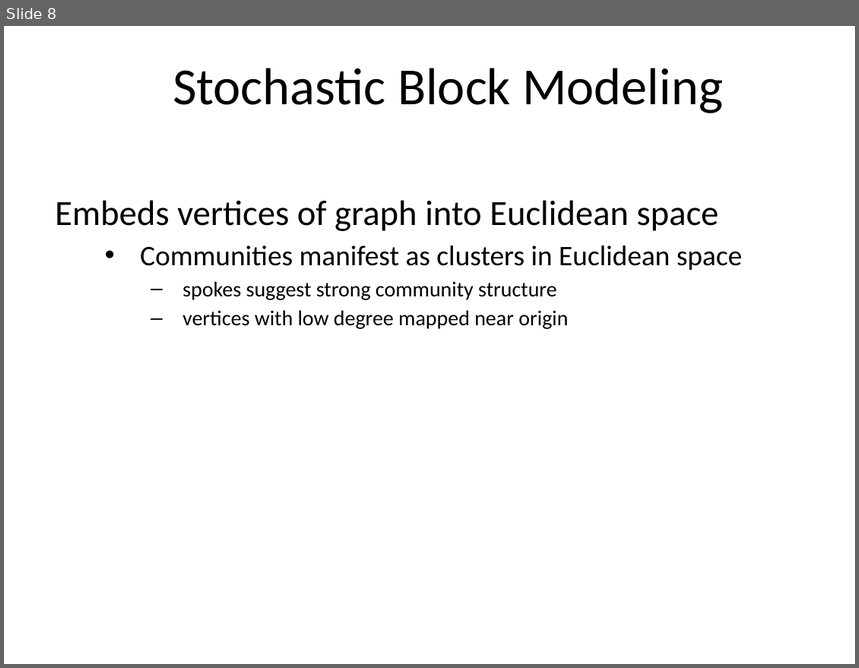
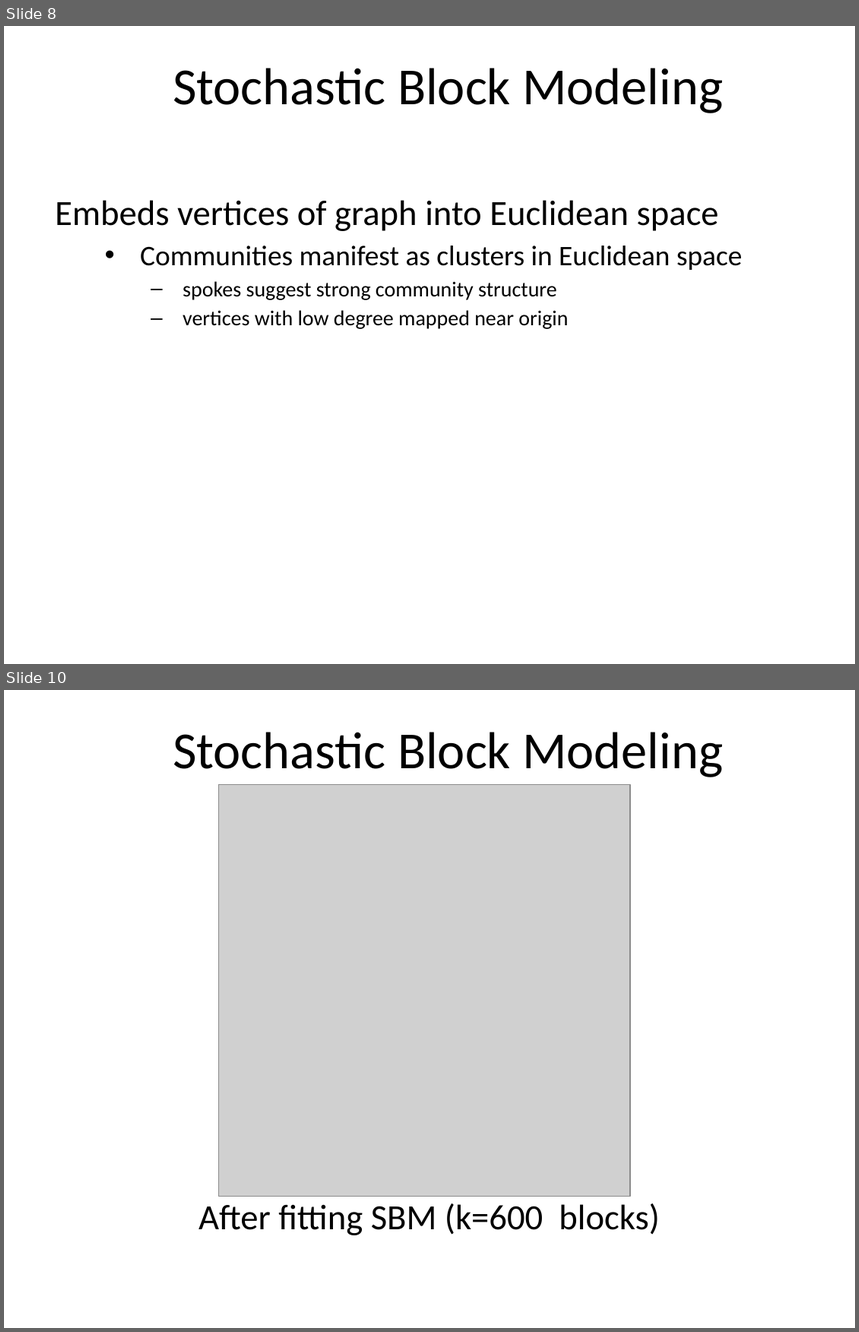
Before and after one commit to alexgittens/XDataUSPTOHackathon, a slide deck: XDATA_Sep2016_klevin_slides.pptx. Shown one above the other, each under a label of ours: slide 8 before the commit, slides 8 and 10 after it; the slides between them are not shown. The pictures are 859x668 and 859x1332 pixels, drawn with LibreOffice and Linux fonts; fonts in the diff are those of the drawing; grey boxes stand for pictures; background and template pictures are left out. Boxes give left, top, right and bottom in pixels: in the first picture for what was removed or moved away, otherwise in the second. Text is boxed around its words. In the diff, an @@ line names an element or a change of style, - is before the commit and + after.

```diff
--- a/XDATA_Sep2016_klevin_slides.pptx
+++ b/XDATA_Sep2016_klevin_slides.pptx
@@ slide 10 added at (4, 690, 855, 1328), background #FFFFFF @@
@@ title added at (173, 732, 723, 777), 44 pt, text #000000 @@
+Stochastic Block Modeling
@@ picture added at (218, 784, 630, 1196) @@
@@ text added at (199, 1204, 660, 1236), 30 pt, text #000000 @@
+After fitting SBM (k=600 blocks)
```
Also in this commit, not shown: 1 other slide added.
